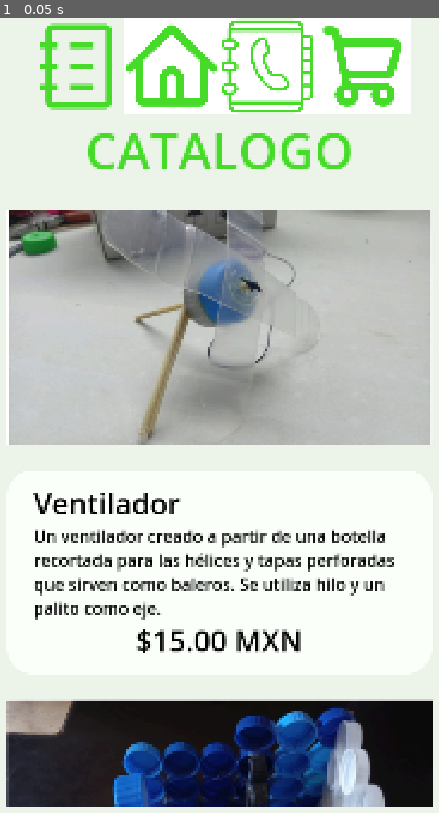
Above: before the commit, frame 1.
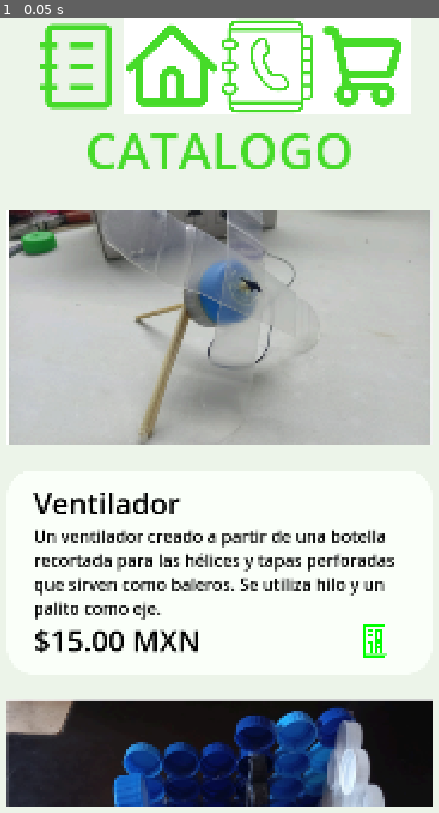
Above: after the commit, the same moment.

Repository: mike7d7/progra-6
Game: Godot game, scene res://control.tscn
Same seed, same stepped clock (60 frames per second), same inputs: the game is played once before the commit and once after it.
Inputs:
- Up to frame 1 (0.05 s): no input

The runs differ from the first frame. In frame 1, 1.1% of the frame differs, in the area x 7-89%, y 76-81%.

Commit message:
implement url into rikolabel to send info into de cart script :)

Diff:
--- a/paginas/catalogo.tscn
+++ b/paginas/catalogo.tscn
@@ -1,6 +1,7 @@
-[gd_scene load_steps=9 format=3 uid="uid://citg1pgt1wybe"]
+[gd_scene load_steps=10 format=3 uid="uid://citg1pgt1wybe"]
 
 [ext_resource type="Texture2D" uid="uid://btalbox6o82ff" path="res://assets/prod1.png" id="1_cqlnc"]
+[ext_resource type="Script" uid="uid://bkks5krauxefa" path="res://scripts/products.gd" id="1_uic45"]
 [ext_resource type="StyleBox" uid="uid://bp614i8f3hxr2" path="res://paginas/rich_text_label_style.tres" id="2_vanq4"]
 [ext_resource type="Texture2D" uid="uid://bq4n7p4vhfq6v" path="res://assets/prod2.png" id="3_uic45"]
 [ext_resource type="Texture2D" uid="uid://cout603wdge8k" path="res://assets/prod3.png" id="4_sa2ba"]
@@ -27,6 +28,7 @@
 size_flags_horizontal = 3
 size_flags_vertical = 3
 theme_override_constants/separation = 60
+script = ExtResource("1_uic45")
 
 [node name="Label" type="Label" parent="VBoxContainer"]
 layout_mode = 2
@@ -40,7 +42,7 @@
 texture = ExtResource("1_cqlnc")
 expand_mode = 5
 
-[node name="RichTextLabel4" type="RichTextLabel" parent="VBoxContainer"]
+[node name="RichTextLabel1" type="RichTextLabel" parent="VBoxContainer"]
 layout_mode = 2
 mouse_filter = 1
 theme_override_colors/default_color = Color(0, 0, 0, 1)
@@ -49,12 +51,30 @@
 bbcode_enabled = true
 text = "[left][font_size=70]Ventilador[/font_size][/left]
 Un ventilador creado a partir de una botella recortada para las hélices y tapas perforadas que sirven como baleros. Se utiliza hilo y un palito como eje.
-[center][font_size=70]$15.00 MXN[/font_size][/center]"
+[font_size=70]$15.00 MXN										[url=cart_prod1][color=green][b][/b][/color][/url][/font_size]
+"
 fit_content = true
 
 [node name="TextureRect2" type="TextureRect" parent="VBoxContainer"]
 layout_mode = 2
 texture = ExtResource("3_uic45")
+expand_mode = 5
+
+[node name="RichTextLabel2" type="RichTextLabel" parent="VBoxContainer"]
+layout_mode = 2
+mouse_filter = 1
+theme_override_colors/default_color = Color(0, 0, 0, 1)
+theme_override_font_sizes/normal_font_size = 40
+theme_override_styles/normal = ExtResource("2_vanq4")
+bbcode_enabled = true
+text = "[left][font_size=70]Organizador Tipo Lapicero[/font_size][/left]
+Un organizador para lápices hecho con tapas, silicón, cartón y fomi. Se crean paredes con las tapas y una base de cartón cubierta con fomi.
+[font_size=70]$15.00 MXN										[url=cart_prod2][color=green][b][/b][/color][/url][/font_size]"
+fit_content = true
+
+[node name="TextureRect3" type="TextureRect" parent="VBoxContainer"]
+layout_mode = 2
+texture = ExtResource("4_sa2ba")
 expand_mode = 5
 
 [node name="RichTextLabel3" type="RichTextLabel" parent="VBoxContainer"]
@@ -64,15 +84,32 @@
 theme_override_font_sizes/normal_font_size = 40
 theme_override_styles/normal = ExtResource("2_vanq4")
 bbcode_enabled = true
-text = "[left][font_size=70]Organizador Tipo Lapicero[/font_size][/left]
-Un organizador para lápices hecho con tapas, silicón, cartón y fomi. Se crean paredes con las tapas y una base de cartón cubierta con fomi.
-[center][font_size=70]$15.00 MXN[/font_size][/center]"
+text = "[left][font_size=70]Llavero[/font_size][/left]
+Llaveros hechos fundiendo tapas de plástico. Se reúnen tapas, se colocan entre papel para hornear y se calientan con una plancha para fundirlas y darles forma. Luego se pulen y se les añade el hilo o argolla
+[font_size=70]$15.00 MXN										[url=cart_prod3][color=green][b][/b][/color][/url][/font_size]"
 fit_content = true
 
-[node name="TextureRect3" type="TextureRect" parent="VBoxContainer"]
+[node name="TextureRect4" type="TextureRect" parent="VBoxContainer"]
 layout_mode = 2
-texture = ExtResource("4_sa2ba")
-expand_mode = 5
+texture = ExtResource("5_1nsvt")
+stretch_mode = 5
+
+[node name="RichTextLabel4" type="RichTextLabel" parent="VBoxContainer"]
+layout_mode = 2
+mouse_filter = 1
+theme_override_colors/default_color = Color(0, 0, 0, 1)
+theme_override_font_sizes/normal_font_size = 40
+theme_override_styles/normal = ExtResource("2_vanq4")
+bbcode_enabled = true
+text = "[left][font_size=70]Pantalla de Lámpara[/font_size][/left]
+Una pantalla para lámpara elaborada pegando tapas de plástico siguiendo la forma de un molde.
+[font_size=70]$15.00 MXN										[url=cart_prod4][color=green][b][/b][/color][/url][/font_size]"
+fit_content = true
+
+[node name="TextureRect5" type="TextureRect" parent="VBoxContainer"]
+layout_mode = 2
+texture = ExtResource("6_j1t7g")
+stretch_mode = 5
 
 [node name="RichTextLabel5" type="RichTextLabel" parent="VBoxContainer"]
 layout_mode = 2
@@ -81,15 +118,15 @@
 theme_override_font_sizes/normal_font_size = 40
 theme_override_styles/normal = ExtResource("2_vanq4")
 bbcode_enabled = true
-text = "[left][font_size=70]Llavero[/font_size][/left]
-Llaveros hechos fundiendo tapas de plástico. Se reúnen tapas, se colocan entre papel para hornear y se calientan con una plancha para fundirlas y darles forma. Luego se pulen y se les añade el hilo o argolla
-[center][font_size=70]$15.00 MXN[/font_size][/center]"
+text = "[left][font_size=70]Organizador de Cepillos de Dientes[/font_size][/left]
+Un organizador para cepillos de dientes hecho con dos bocas de botella, un pedazo de tubo (posiblemente PVC) y 14 tapas. Las bocas de botella se colocan en los extremos del tubo y se pegan tapas perforadas para sostener los cepillos.
+[font_size=70]$15.00 MXN										[url=cart_prod5][color=green][b][/b][/color][/url][/font_size]"
 fit_content = true
 
-[node name="TextureRect4" type="TextureRect" parent="VBoxContainer"]
+[node name="TextureRect6" type="TextureRect" parent="VBoxContainer"]
 layout_mode = 2
-texture = ExtResource("5_1nsvt")
-stretch_mode = 5
+texture = ExtResource("7_suw8i")
+expand_mode = 5
 
 [node name="RichTextLabel6" type="RichTextLabel" parent="VBoxContainer"]
 layout_mode = 2
@@ -98,41 +135,7 @@
 theme_override_font_sizes/normal_font_size = 40
 theme_override_styles/normal = ExtResource("2_vanq4")
 bbcode_enabled = true
-text = "[left][font_size=70]Pantalla de Lámpara[/font_size][/left]
-Una pantalla para lámpara elaborada pegando tapas de plástico siguiendo la forma de un molde.
-[center][font_size=70]$15.00 MXN[/font_size][/center]"
-fit_content = true
-
-[node name="TextureRect5" type="TextureRect" parent="VBoxContainer"]
-layout_mode = 2
-texture = ExtResource("6_j1t7g")
-stretch_mode = 5
-
-[node name="RichTextLabel7" type="RichTextLabel" parent="VBoxContainer"]
-layout_mode = 2
-mouse_filter = 1
-theme_override_colors/default_color = Color(0, 0, 0, 1)
-theme_override_font_sizes/normal_font_size = 40
-theme_override_styles/normal = ExtResource("2_vanq4")
-bbcode_enabled = true
-text = "[left][font_size=70]Organizador de Cepillos de Dientes[/font_size][/left]
-Un organizador para cepillos de dientes hecho con dos bocas de botella, un pedazo de tubo (posiblemente PVC) y 14 tapas. Las bocas de botella se colocan en los extremos del tubo y se pegan tapas perforadas para sostener los cepillos.
-[center][font_size=70]$15.00 MXN[/font_size][/center]"
-fit_content = true
-
-[node name="TextureRect6" type="TextureRect" parent="VBoxContainer"]
-layout_mode = 2
-texture = ExtResource("7_suw8i")
-expand_mode = 5
-
-[node name="RichTextLabel8" type="RichTextLabel" parent="VBoxContainer"]
-layout_mode = 2
-mouse_filter = 1
-theme_override_colors/default_color = Color(0, 0, 0, 1)
-theme_override_font_sizes/normal_font_size = 40
-theme_override_styles/normal = ExtResource("2_vanq4")
-bbcode_enabled = true
 text = "[left][font_size=70]Portavasos[/font_size][/left]
 Portavasos creados lavando y secando taparroscas, luego ordenándolas en forma de flor entre papel para hornear y derritiéndolas con una plancha para moldearlas. Finalmente, se endurecen con agua.
-[center][font_size=70]$15.00 MXN[/font_size][/center]"
+[font_size=70]$15.00 MXN										[url=cart_prod6][color=green][b][/b][/color][/url][/font_size]"
 fit_content = true
--- a/scripts/products.gd
+++ b/scripts/products.gd
@@ -1 +1,20 @@
 extends VBoxContainer
+
+func _ready():
+	var number_of_labels = 6
+
+	for i in range(1, number_of_labels + 1):
+		var label_node_name = "RichTextLabel" + str(i)
+		var current_label = get_node_or_null(label_node_name)
+		if current_label is RichTextLabel: # Verify that the node exists and is a RichTextLabel
+			current_label.bbcode_enabled = true
+			var error_code = current_label.meta_clicked.connect(_on_any_label_meta_clicked.bind(current_label))
+			if error_code == OK:
+				print("meta_clicked signal connected successfully for: ", current_label.name)
+			else:
+				print("Error connecting meta_clicked for ", current_label.name, ". Code: ", error_code)
+		else:
+			print("Error: Node '", label_node_name, "' not found or not a RichTextLabel.")
+
+func _on_any_label_meta_clicked(meta_payload, label : RichTextLabel):
+	print("Meta clicked: '", meta_payload, "' in Label: '", label.name, "'")
Not shown, changed: scripts/products.gd.uid
